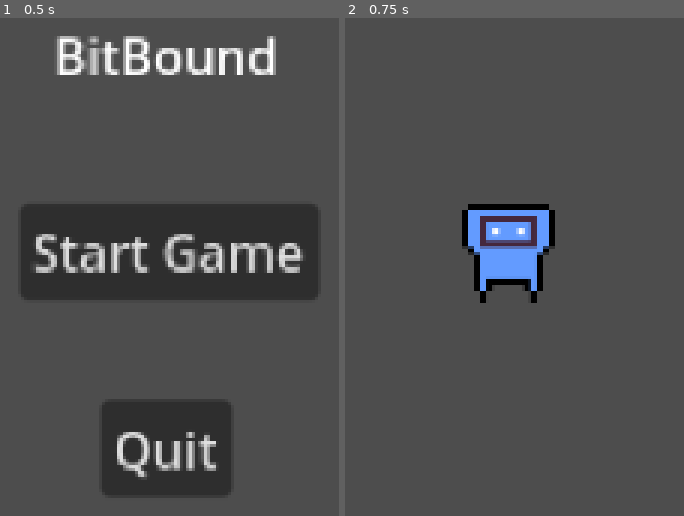
Above: before the commit, frames 1-2 (left to right).
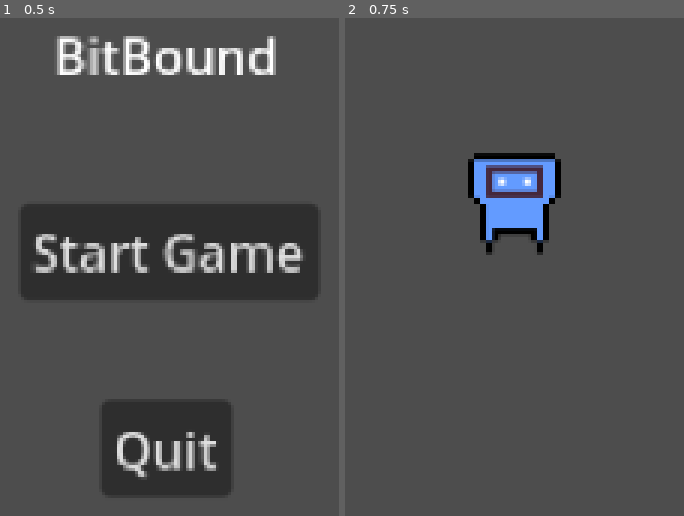
Above: after the commit, the same moments.

Repository: patchydev/bitbound
Game: Godot game, scene res://scenes/main_menu.tscn
The game is run twice, just before and just after one commit, with the same random seed, the same clock (stepped at 60 frames per second) and the same inputs.
Inputs:
- Up to frame 1 (0.5 s): no input
- Up to frame 2 (0.75 s): click "Start Game" at 0.5 s

Frame 1 is identical in both runs. In frame 2, 6.3% of the frame differs, in the area x 34-64%, y 27-58%.

Commit message:
fix, for being stupid

Diff:
--- /dev/null
+++ b/scenes/character.tscn
@@ -0,0 +1,30 @@
+[gd_scene load_steps=5 format=3 uid="uid://bgewdxpn2w26q"]
+
+[ext_resource type="Texture2D" uid="uid://bl554s5k7c76p" path="res://assets/character.png" id="1_agfs1"]
+
+[sub_resource type="AtlasTexture" id="AtlasTexture_la3e5"]
+atlas = ExtResource("1_agfs1")
+region = Rect2(0, 0, 16, 16)
+
+[sub_resource type="SpriteFrames" id="SpriteFrames_v8iev"]
+animations = [{
+"frames": [{
+"duration": 1.0,
+"texture": SubResource("AtlasTexture_la3e5")
+}],
+"loop": true,
+"name": &"default",
+"speed": 5.0
+}]
+
+[sub_resource type="RectangleShape2D" id="RectangleShape2D_86lat"]
+size = Vector2(11, 12)
+
+[node name="CharacterBody2D" type="CharacterBody2D"]
+
+[node name="AnimatedSprite2D" type="AnimatedSprite2D" parent="."]
+sprite_frames = SubResource("SpriteFrames_v8iev")
+
+[node name="CollisionShape2D" type="CollisionShape2D" parent="."]
+position = Vector2(-0.5, -1)
+shape = SubResource("RectangleShape2D_86lat")
--- a/scenes/initial_game.tscn
+++ b/scenes/initial_game.tscn
@@ -1,33 +1,11 @@
-[gd_scene load_steps=5 format=3 uid="uid://bgewdxpn2w26q"]
+[gd_scene load_steps=2 format=3 uid="uid://c3xdb7ya3ug6g"]
 
-[ext_resource type="Texture2D" uid="uid://bl554s5k7c76p" path="res://assets/character.png" id="1_la3e5"]
+[ext_resource type="PackedScene" uid="uid://bgewdxpn2w26q" path="res://scenes/character.tscn" id="1_la3e5"]
 
-[sub_resource type="AtlasTexture" id="AtlasTexture_la3e5"]
-atlas = ExtResource("1_la3e5")
-region = Rect2(0, 0, 16, 16)
+[node name="InitialGame" type="Node2D"]
 
-[sub_resource type="SpriteFrames" id="SpriteFrames_v8iev"]
-animations = [{
-"frames": [{
-"duration": 1.0,
-"texture": SubResource("AtlasTexture_la3e5")
-}],
-"loop": true,
-"name": &"default",
-"speed": 5.0
-}]
-
-[sub_resource type="RectangleShape2D" id="RectangleShape2D_86lat"]
-size = Vector2(11, 12)
-
-[node name="CharacterBody2D" type="CharacterBody2D"]
-
-[node name="AnimatedSprite2D" type="AnimatedSprite2D" parent="."]
-sprite_frames = SubResource("SpriteFrames_v8iev")
-
-[node name="CollisionShape2D" type="CollisionShape2D" parent="."]
-position = Vector2(-0.5, -1)
-shape = SubResource("RectangleShape2D_86lat")
+[node name="CharacterBody2D" parent="." instance=ExtResource("1_la3e5")]
+position = Vector2(1, -8)
 
 [node name="Camera2D" type="Camera2D" parent="."]
 zoom = Vector2(3, 3)
--- /dev/null
+++ b/scenes/pause_menu.tscn
@@ -0,0 +1,27 @@
+[gd_scene format=3 uid="uid://cb22tru6j1ayi"]
+
+[node name="PauseMenu" type="Node2D"]
+
+[node name="ColorRect" type="ColorRect" parent="."]
+offset_right = 40.0
+offset_bottom = 40.0
+
+[node name="VBoxContainer" type="VBoxContainer" parent="."]
+offset_right = 40.0
+offset_bottom = 40.0
+
+[node name="Label" type="Label" parent="VBoxContainer"]
+layout_mode = 2
+text = "Paused"
+
+[node name="ResumeButton" type="Button" parent="VBoxContainer"]
+layout_mode = 2
+text = "Resume"
+
+[node name="QuitToMainMenuButton" type="Button" parent="VBoxContainer"]
+layout_mode = 2
+text = "Quit to Main Menu"
+
+[node name="QuitToDesktopButton" type="Button" parent="VBoxContainer"]
+layout_mode = 2
+text = "Quit to Desktop"
